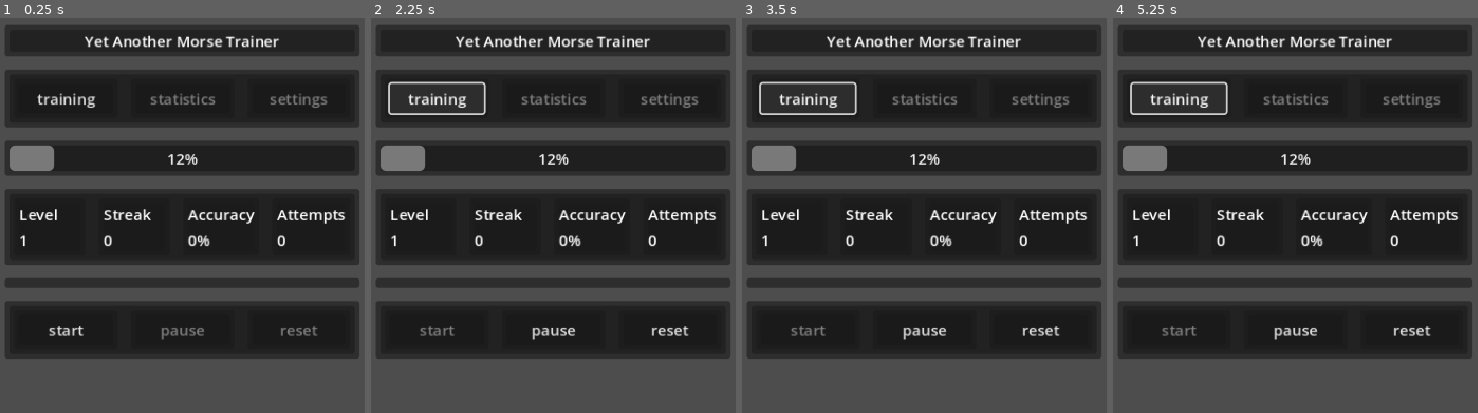
Above: before the commit, frames 1-4 (left to right).
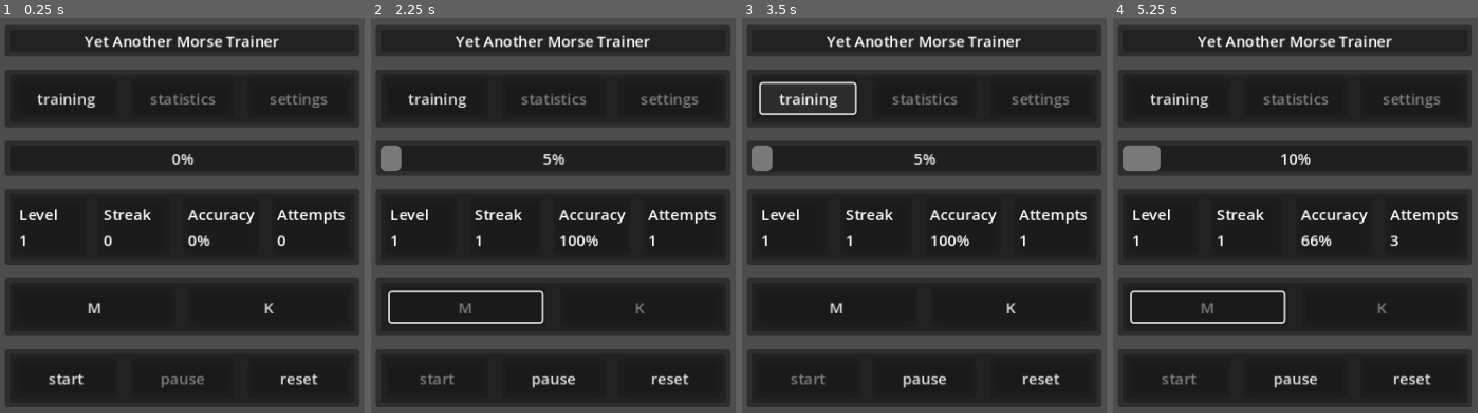
Above: after the commit, the same moments.

Repository: casparkleijne/morse-trainer
Game: Godot game, scene res://main_scene.tscn
The game is run twice, just before and just after one commit, with the same random seed, the same clock (stepped at 60 frames per second) and the same inputs.
Inputs:
- Up to frame 1 (0.25 s): no input
- Up to frame 2 (2.25 s): click "start" at 0.5 s; click "training" at 1.25 s; click "training" (after the commit: "M") at 2 s
- Up to frame 3 (3.5 s): click "training" at 2.75 s
- Up to frame 4 (5.25 s): click "training" (after the commit: "K") at 3.5 s; click "training" at 4.25 s; click "training" (after the commit: "M") at 5 s

The runs differ from the first frame. In frame 1, 20% of the frame differs, in the area x 1-99%, y 32-99%; in frame 2, 20%, in the area x 1-99%, y 15-99%; in frame 3, 20%; in frame 4, 20%.
Error before the commit: Parse Error: Class "CharacterMastery" hides an autoload singleton. (res://Game/character_mastery.gd:1)

Commit message:
Fix CharacterMastery class_name conflict with autoload
🤖 Generated with [Claude Code](https://claude.com/claude-code)

Co-Authored-By: Claude Opus 4.5 <noreply@anthropic.com>

Diff:
--- a/Game/character_mastery.gd
+++ b/Game/character_mastery.gd
@@ -1,4 +1,3 @@
-class_name CharacterMastery
 extends Node
 ## Tracks per-character mastery for targeted feedback.
 ##
Not shown, changed: .claude/settings.local.json
